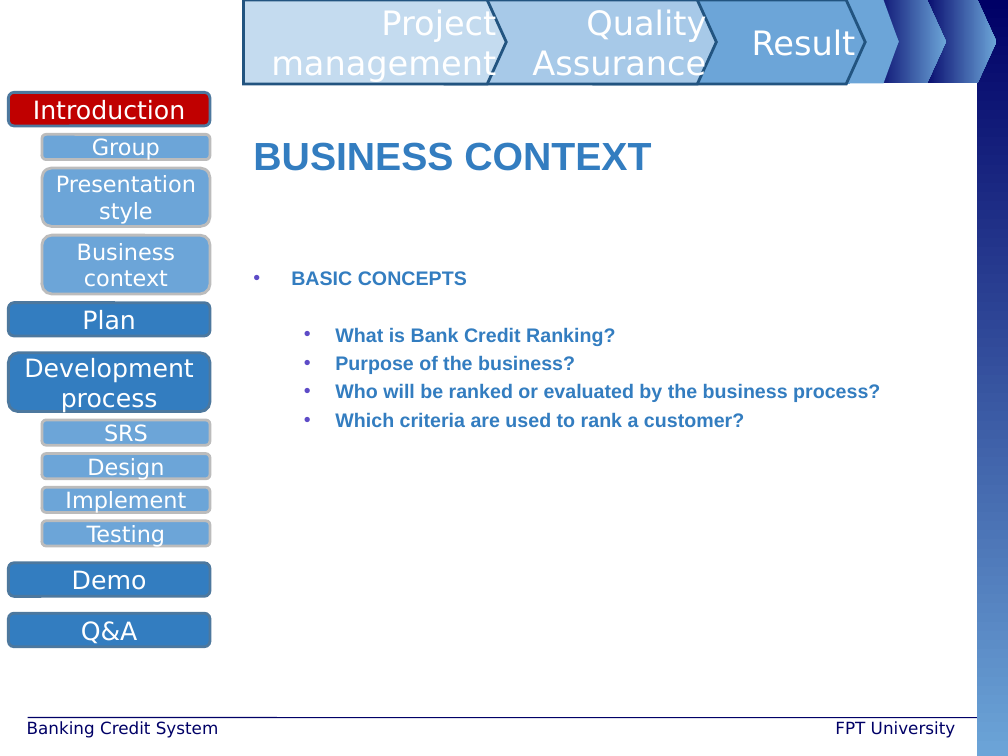
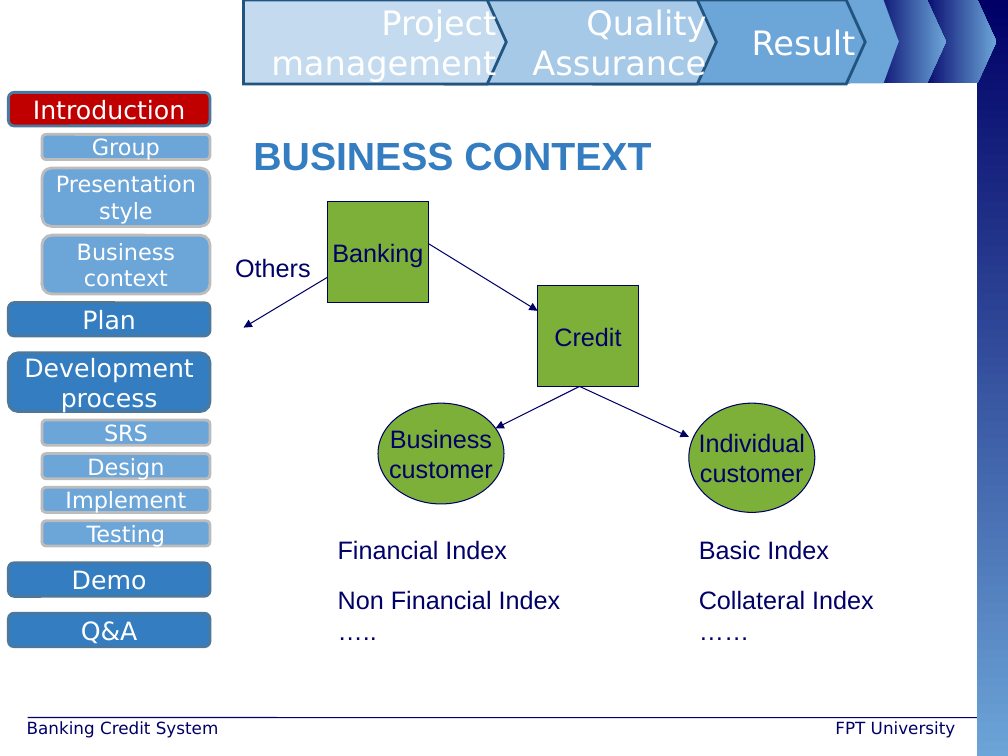
Before and after one commit to maily89/fbdm, a slide deck: slide 5 of Deliverables/LongNT.ppt. Drawn at 1008x756 pixels with LibreOffice and Linux fonts; fonts in the diff are those of the drawing; background and template pictures are left out. Boxes give left, top, right and bottom in pixels: in the first picture for what was removed or moved away, otherwise in the second. Text is boxed around its words. In the diff, an @@ line names an element or a change of style, - is before the commit and + after.

```diff
--- a/Deliverables/LongNT.ppt
+++ b/Deliverables/LongNT.ppt
@@ rectangle added at (328,202,428,302), fill #7DB038, outline #000066 0.74 pt, 18 pt, text #000066 @@
+Banking
@@ text added at (235,258,311,278), 18 pt, text #000066 @@
+Others
@@ arrow added from (428, 244) to (537, 310), #000066 0.74 pt @@
@@ arrow added from (328, 277) to (244, 328), #000066 0.74 pt @@
@@ text removed at (291,271,880,427) @@
-• BASIC CONCEPTS
-  • What is Bank Credit Ranking?
-  • Purpose of the business?
-  • Who will be ranked or evaluated by the business process?
-  • Which criteria are used to rank a customer?
@@ rectangle added at (537,285,638,386), fill #7DB038, outline #000066 0.74 pt, 18 pt, text #000066 @@
+Credit
@@ arrow added from (580, 386) to (496, 428), #000066 0.74 pt @@
@@ arrow added from (580, 386) to (688, 436), #000066 0.74 pt @@
@@ ellipse added at (378,403,504,504), fill #7DB038, outline #000066 0.74 pt, 18 pt, text #000066 @@
+Business
+customer
@@ ellipse added at (688,403,814,512), fill #7DB038, outline #000066 0.74 pt, 18 pt, text #000066 @@
+Individual
+customer
@@ text added at (338,540,507,560), 18 pt, text #000066 @@
+Financial Index
@@ text added at (699,540,829,560), 18 pt, text #000066 @@
+Basic Index
@@ text added at (338,590,561,610), 18 pt, text #000066 @@
+Non Financial Index
+…..
@@ text added at (699,590,874,610), 18 pt, text #000066 @@
+Collateral Index
+……
```
Also in this commit, not shown: 2 other slides changed.
